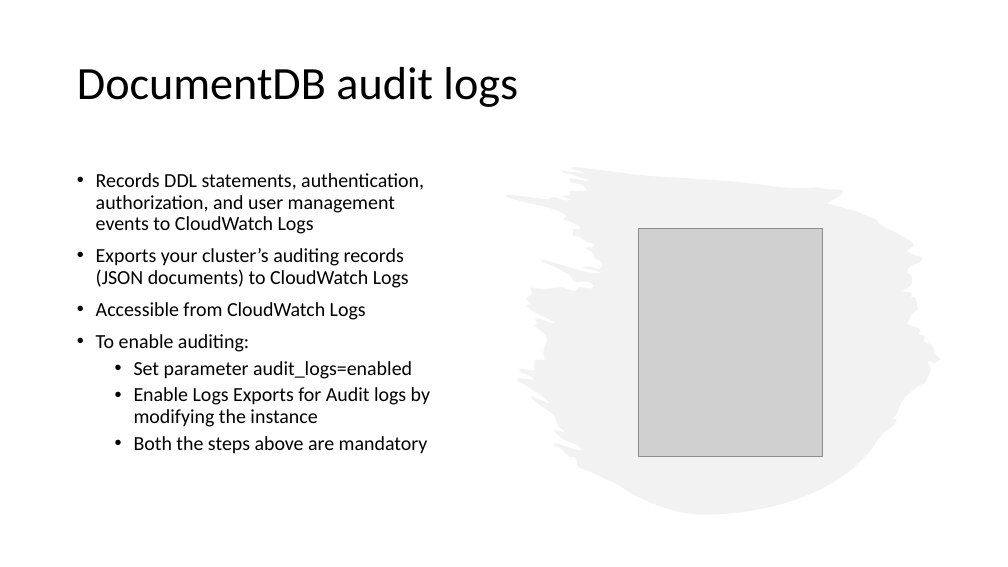
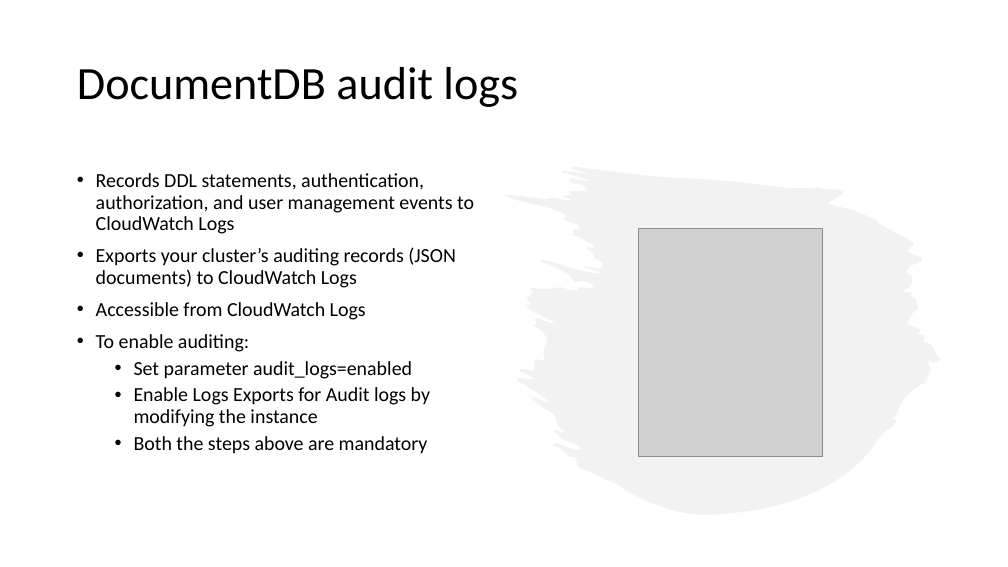
Before and after one commit to IlyaChakun/aws-iba-courses, a slide deck: slide 16 of lecture-materials/Databases/documentDB/aws_documentDB.pptx. Drawn at 1008x567 pixels with LibreOffice and Linux fonts; fonts in the diff are those of the drawing; grey boxes stand for pictures. Boxes give left, top, right and bottom in pixels: in the first picture for what was removed or moved away, otherwise in the second. Text is boxed around its words. In the diff, an @@ line names an element or a change of style, - is before the commit and + after.

```diff
--- a/lecture-materials/Databases/documentDB/aws_documentDB.pptx
+++ b/lecture-materials/Databases/documentDB/aws_documentDB.pptx
@@ text "Records DDL statements, authentication, authorization, ..." rewrapped from box(96, 173, 430, 454) to box(96, 173, 474, 454) @@
```
Also in this commit, not shown: 2 other slides changed, 1 slide added, 14 other files.
